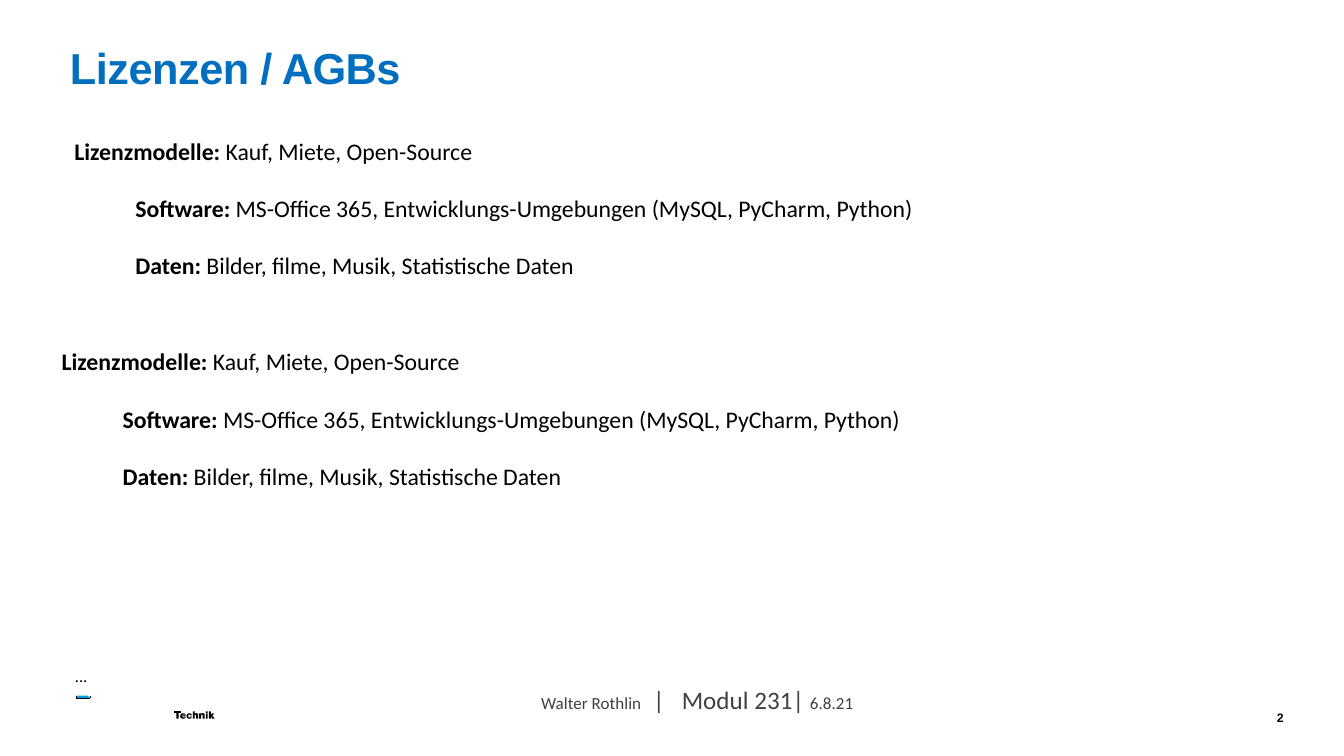
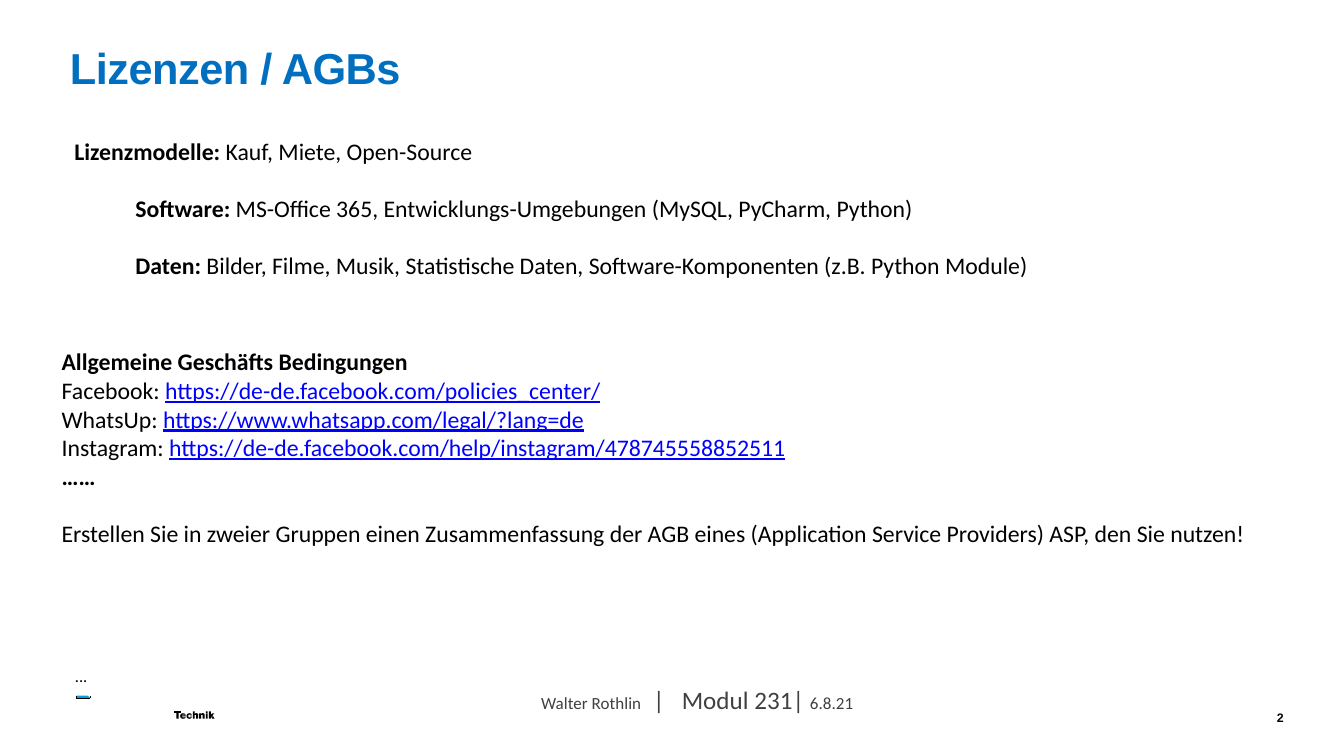
Before and after one commit to walter-rothlin/Source-Code, a slide deck: slide 2 of SchulungsUnterlagen/BZU/231_Einführung_Grundlagen_01.pptx. Drawn at 1344x756 pixels with LibreOffice and Linux fonts; fonts in the diff are those of the drawing; background and template pictures are left out. Boxes give left, top, right and bottom in pixels: in the first picture for what was removed or moved away, otherwise in the second. Text is boxed around its words. In the diff, an @@ line names an element or a change of style, - is before the commit and + after.

```diff
--- a/SchulungsUnterlagen/BZU/231_Einführung_Grundlagen_01.pptx
+++ b/SchulungsUnterlagen/BZU/231_Einführung_Grundlagen_01.pptx
@@ text at bbox=[135, 257, 1027, 278]: text changed @@
-Daten: Bilder, filme, Musik, Statistische Daten
+Daten: Bilder, Filme, Musik, Statistische Daten, Software-Komponenten (z.B. Python Module)
@@ text at bbox=[62, 353, 1244, 546]: text changed @@
-Lizenzmodelle: Kauf, Miete, Open-Source
-Software: MS-Office 365, Entwicklungs-Umgebungen (MySQL, PyCharm, Python)
-Daten: Bilder, filme, Musik, Statistische Daten
+Allgemeine Geschäfts Bedingungen
+Facebook: https://de-de.facebook.com/policies_center/
+WhatsUp: https://www.whatsapp.com/legal/?lang=de
+Instagram: https://de-de.facebook.com/help/instagram/478745558852511
+……
+Erstellen Sie in zweier Gruppen einen Zusammenfassung der AGB eines (Application Service Providers) ASP, den Sie nutzen!
```
